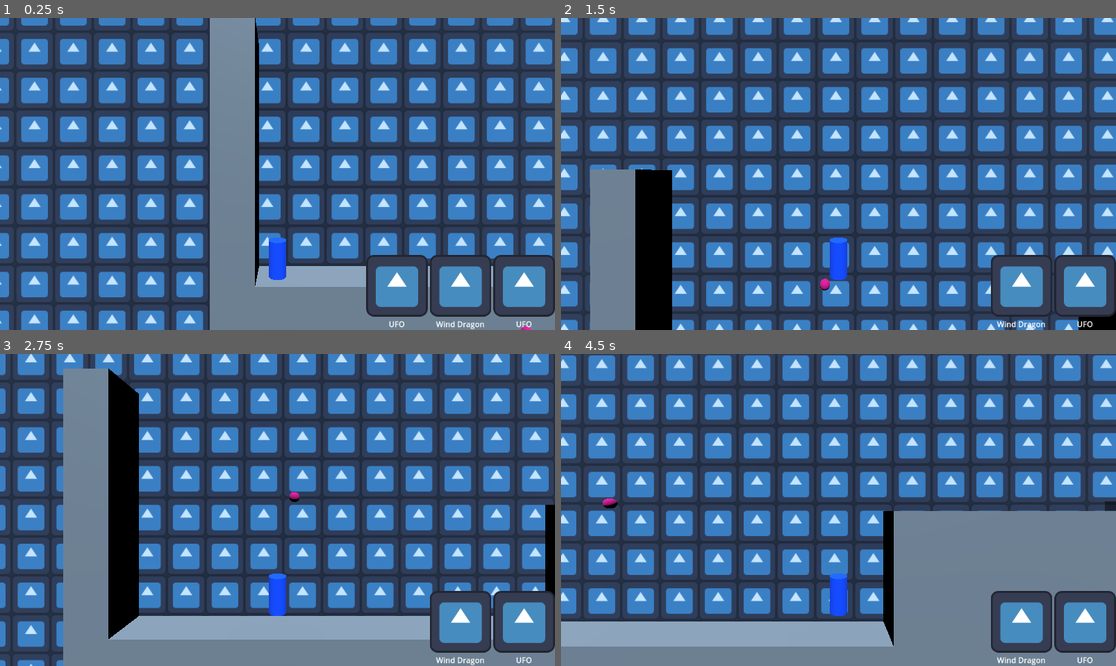
Above: before the commit, frames 1-4 (two rows, left to right).
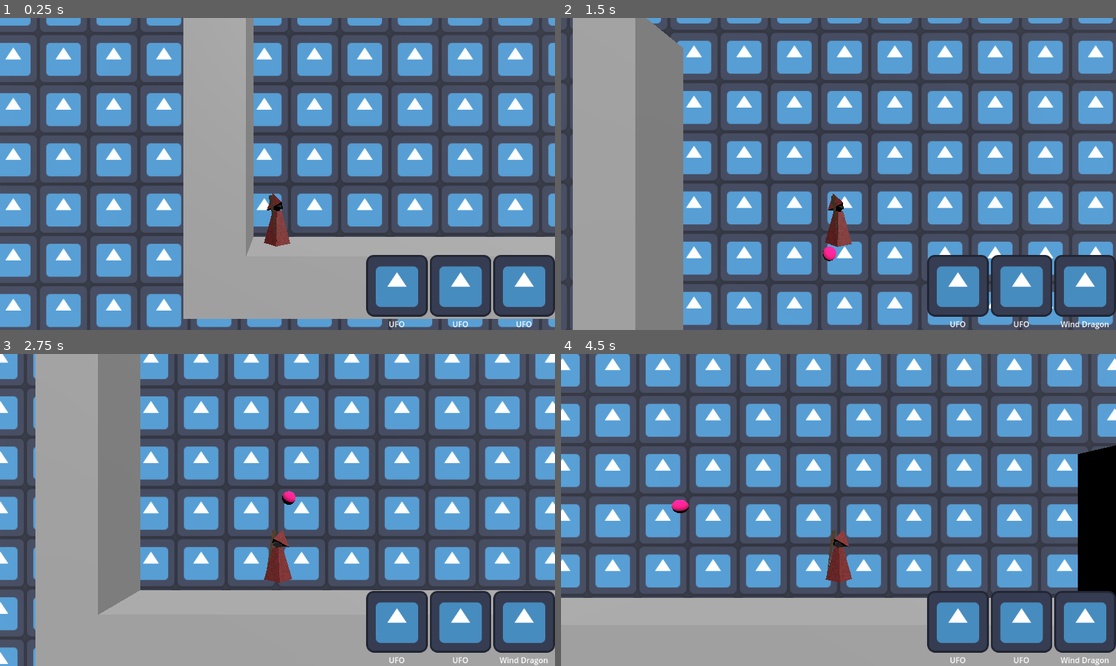
Above: after the commit, the same moments.

Repository: andriybyelikov/ludumdare55
Game: Godot game, scene res://prototype1.tscn
The game is run twice, just before and just after one commit, with the same random seed, the same clock (stepped at 60 frames per second) and the same inputs. The engine's default icon, where the game draws it, is replaced by a stand-in: a white triangle on a blue panel in a dark square.
Inputs (mouse positions are in pixels of both pictures, inside the frame that each line leads up to):
- Up to frame 1 (0.25 s): no input
- Up to frame 2 (1.5 s): click (960, 286) at 0.52 s; tap Enter at 1.25 s; move the mouse to (960, 158) at 1.27 s; hold D (move_right) from 1.28 s (still down); tap Space (jump) at 1.35 s; click (960, 158) at 1.42 s
- Up to frame 3 (2.75 s): tap Space (jump) at 1.52, 1.82, 2.27, 2.3, 2.57 s; move the mouse to (166, 525) at 2.02 s; release D (move_right) at 2.03 s; hold A (move_left) from 2.03 s (still down); click (166, 525) at 2.1 s
- Up to frame 4 (4.5 s): move the mouse to (894, 441) at 2.77 s; release A (move_left) at 2.78 s; hold D (move_right) 2.78-4.28 s; tap Space (jump) at 2.85, 3.77, 3.8, 4.07, 4.35 s; move the mouse to (810, 572) at 3.52 s; click (810, 572) at 3.6 s; move the mouse to (1005, 556) at 4.27 s; hold A (move_left) from 4.28 s (still down)

The runs differ from the first frame. In frame 1, 80% of the frame differs, in the area x 0-100%, y 0-100%; in frame 2, 80%; in frame 3, 83%; in frame 4, 84%.

Commit message:
Create player model and implement animations

Diff:
--- a/prototype1.tscn
+++ b/prototype1.tscn
@@ -32,10 +32,10 @@
 [node name="Main" type="Node"]
 script = ExtResource("1_lysoa")
 levels = Array[PackedScene]([ExtResource("9_cdyk1")])
+deck_count = 30
 
 [node name="DirectionalLight3D" type="DirectionalLight3D" parent="."]
-transform = Transform3D(1, 0, 0, 0, 0.5, 0.866025, 0, -0.866025, 0.5, 0, 10, 5)
-light_color = Color(0.752941, 0.878431, 1, 1)
+transform = Transform3D(0.866025, -0.353553, 0.353553, 0, 0.707106, 0.707106, -0.5, -0.612372, 0.612372, 0, 20, 10)
 light_energy = 2.0
 light_indirect_energy = 2.0
 
@@ -46,13 +46,10 @@
 
 [node name="Summoner" parent="." instance=ExtResource("2_aus0f")]
 transform = Transform3D(1, 0, 0, 0, 1, 0, 0, 0, 1, 0, 4, -2)
-speed = 20
-fall_acceleration = 75
-jump_impulse = 20
 
 [node name="Camera3D" type="Camera3D" parent="Summoner"]
 unique_name_in_owner = true
-transform = Transform3D(1, 0, 0, 0, 1, 0, 0, 0, 1, 0, 10, 20)
+transform = Transform3D(1, 0, 0, 0, 1, 0, 0, 0, 1, 0, 5, 15)
 current = true
 
 [node name="PlayerAnchor" type="Node3D" parent="Summoner"]
@@ -76,7 +73,6 @@
 
 [node name="AudioStreamPlayer" type="AudioStreamPlayer" parent="."]
 stream = ExtResource("7_vpx5b")
-volume_db = -15.445
 autoplay = true
 
 [node name="RayCast3D" type="RayCast3D" parent="."]
--- a/summoner.gd
+++ b/summoner.gd
@@ -18,6 +18,19 @@
     target_velocity.x = direction.x * speed
     target_velocity.z = direction.z * speed
 
+    # animate
+    if direction.x == 0 and direction.y == 0:
+        $AnimationPlayer.set_current_animation("idle")
+    else:
+        $AnimationPlayer.set_current_animation("walk")
+    # facing
+    if direction.x < 0:
+        $Pivot.rotation.y = - PI / 6
+    elif direction.x > 0:
+        $Pivot.rotation.y = + PI / 6
+    else:
+        pass
+
     # falling
     if not is_on_floor():
         target_velocity.y -= fall_acceleration * delta
--- a/summoner.tscn
+++ b/summoner.tscn
@@ -1,25 +1,111 @@
-[gd_scene load_steps=5 format=3 uid="uid://bymi4apke5ok2"]
+[gd_scene load_steps=9 format=3 uid="uid://bymi4apke5ok2"]
 
 [ext_resource type="Script" path="res://summoner.gd" id="1_4buju"]
-
-[sub_resource type="CylinderMesh" id="CylinderMesh_r0pat"]
-
-[sub_resource type="StandardMaterial3D" id="StandardMaterial3D_asu0s"]
-albedo_color = Color(0, 0.313726, 1, 1)
+[ext_resource type="PackedScene" uid="uid://mi8pi6l6ybl3" path="res://blender/summoner.glb" id="2_cklcr"]
+[ext_resource type="PackedScene" uid="uid://bq0is55r43eop" path="res://blender/staff.glb" id="3_4xg4a"]
 
 [sub_resource type="CylinderShape3D" id="CylinderShape3D_by2d7"]
 
+[sub_resource type="Animation" id="Animation_dfodm"]
+resource_name = "walk"
+length = 1.6
+loop_mode = 1
+tracks/0/type = "value"
+tracks/0/imported = false
+tracks/0/enabled = true
+tracks/0/path = NodePath("Pivot/SummonerPivot:scale")
+tracks/0/interp = 1
+tracks/0/loop_wrap = true
+tracks/0/keys = {
+"times": PackedFloat32Array(0, 0.4, 0.8, 1.2),
+"transitions": PackedFloat32Array(1, 1, 1, 1),
+"update": 0,
+"values": [Vector3(1, 1, 1), Vector3(1, 1, 1.25), Vector3(1, 1, 1), Vector3(1.25, 1, 1)]
+}
+tracks/1/type = "value"
+tracks/1/imported = false
+tracks/1/enabled = true
+tracks/1/path = NodePath("Pivot/StaffPivot:rotation")
+tracks/1/interp = 1
+tracks/1/loop_wrap = true
+tracks/1/keys = {
+"times": PackedFloat32Array(0.2, 0.6, 1, 1.4),
+"transitions": PackedFloat32Array(1, 1, 1, 1),
+"update": 0,
+"values": [Vector3(0.0872665, 0, 0), Vector3(-0.0872665, 0, 0), Vector3(0.0872665, 0, 0), Vector3(-0.0872665, 0, 0)]
+}
+
+[sub_resource type="Animation" id="Animation_enclt"]
+length = 0.001
+tracks/0/type = "value"
+tracks/0/imported = false
+tracks/0/enabled = true
+tracks/0/path = NodePath("Pivot/SummonerPivot:scale")
+tracks/0/interp = 1
+tracks/0/loop_wrap = true
+tracks/0/keys = {
+"times": PackedFloat32Array(0),
+"transitions": PackedFloat32Array(1),
+"update": 0,
+"values": [Vector3(1, 1, 1)]
+}
+tracks/1/type = "value"
+tracks/1/imported = false
+tracks/1/enabled = true
+tracks/1/path = NodePath("Pivot/StaffPivot:rotation")
+tracks/1/interp = 1
+tracks/1/loop_wrap = true
+tracks/1/keys = {
+"times": PackedFloat32Array(0),
+"transitions": PackedFloat32Array(1),
+"update": 0,
+"values": [Vector3(0, 0, 0)]
+}
+
+[sub_resource type="Animation" id="Animation_5k47m"]
+resource_name = "idle"
+length = 1.6
+loop_mode = 1
+tracks/0/type = "value"
+tracks/0/imported = false
+tracks/0/enabled = true
+tracks/0/path = NodePath("Pivot/SummonerPivot:scale")
+tracks/0/interp = 1
+tracks/0/loop_wrap = true
+tracks/0/keys = {
+"times": PackedFloat32Array(0, 0.8),
+"transitions": PackedFloat32Array(1, 1),
+"update": 0,
+"values": [Vector3(1, 1, 1), Vector3(1.01, 1.05, 1.01)]
+}
+
+[sub_resource type="AnimationLibrary" id="AnimationLibrary_h8e7x"]
+_data = {
+"RESET": SubResource("Animation_enclt"),
+"idle": SubResource("Animation_5k47m"),
+"walk": SubResource("Animation_dfodm")
+}
+
 [node name="Summoner" type="CharacterBody3D"]
 script = ExtResource("1_4buju")
-speed = null
-fall_acceleration = null
-jump_impulse = null
 
-[node name="MeshInstance3D" type="MeshInstance3D" parent="."]
-transform = Transform3D(1.75, 0, 0, 0, 1.75, 0, 0, 0, 1.75, 0, 1.75, 0)
-mesh = SubResource("CylinderMesh_r0pat")
-surface_material_override/0 = SubResource("StandardMaterial3D_asu0s")
+[node name="Pivot" type="Node3D" parent="."]
+transform = Transform3D(0.866025, 0, 0.5, 0, 1, 0, -0.5, 0, 0.866025, 0, 0, 0)
+
+[node name="SummonerPivot" type="Node3D" parent="Pivot"]
+
+[node name="summoner" parent="Pivot/SummonerPivot" instance=ExtResource("2_cklcr")]
+
+[node name="StaffPivot" type="Node3D" parent="Pivot"]
+
+[node name="staff" parent="Pivot/StaffPivot" instance=ExtResource("3_4xg4a")]
 
 [node name="CollisionShape3D" type="CollisionShape3D" parent="."]
-transform = Transform3D(1.75, 0, 0, 0, 1.75, 0, 0, 0, 1.75, 0, 1.75, 0)
+transform = Transform3D(2, 0, 0, 0, 2, 0, 0, 0, 2, 0, 1.75, 0)
 shape = SubResource("CylinderShape3D_by2d7")
+
+[node name="AnimationPlayer" type="AnimationPlayer" parent="."]
+libraries = {
+"": SubResource("AnimationLibrary_h8e7x")
+}
+autoplay = "idle"
Binary file added: blender/ClothMaterial.png
Not shown, added: blender/ClothMaterial.png.import
Binary file added: blender/RoughWood.png
Not shown, added: blender/RoughWood.png.import
Binary file added: blender/staff.glb
Not shown, added: blender/staff.glb.import
Binary file added: blender/staff_RoughWood.png
Not shown, added: blender/staff_RoughWood.png.import
Binary file added: blender/summoner.glb
Not shown, added: blender/summoner.glb.import
Binary file added: blender/summoner_ClothMaterial.png
Not shown, added: blender/summoner_ClothMaterial.png.import
(and 3 more such lines)
